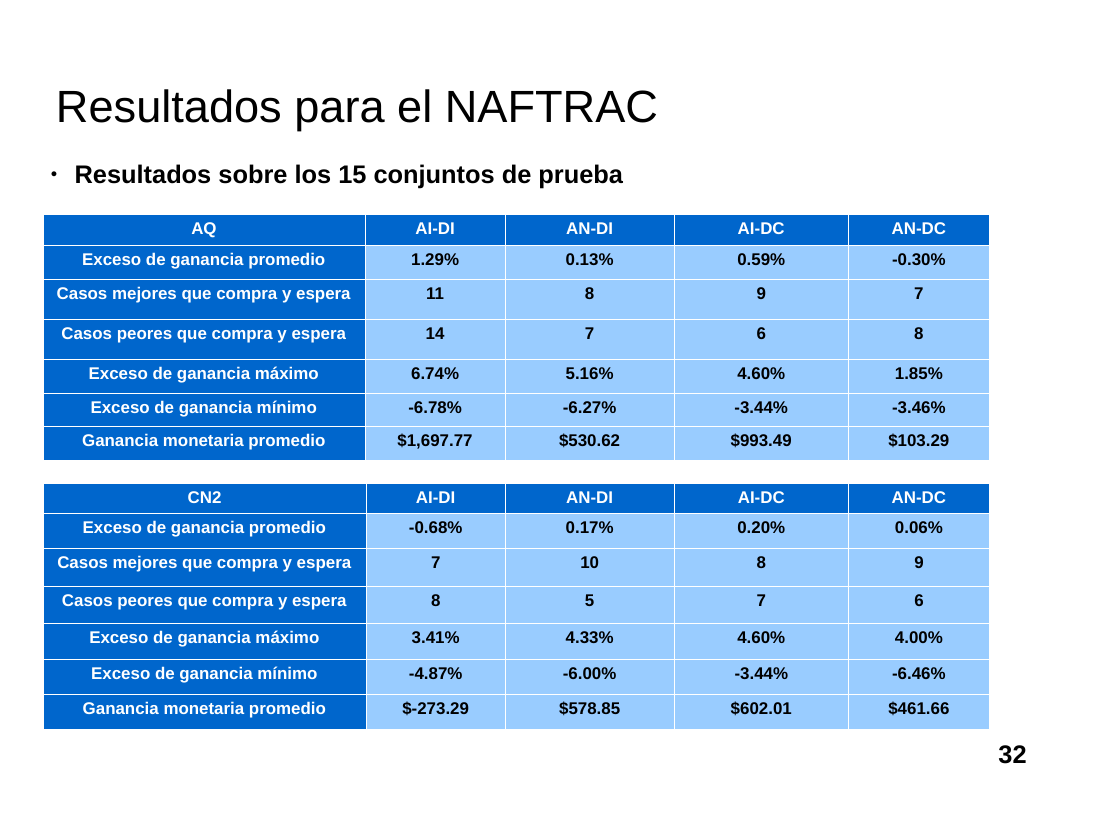
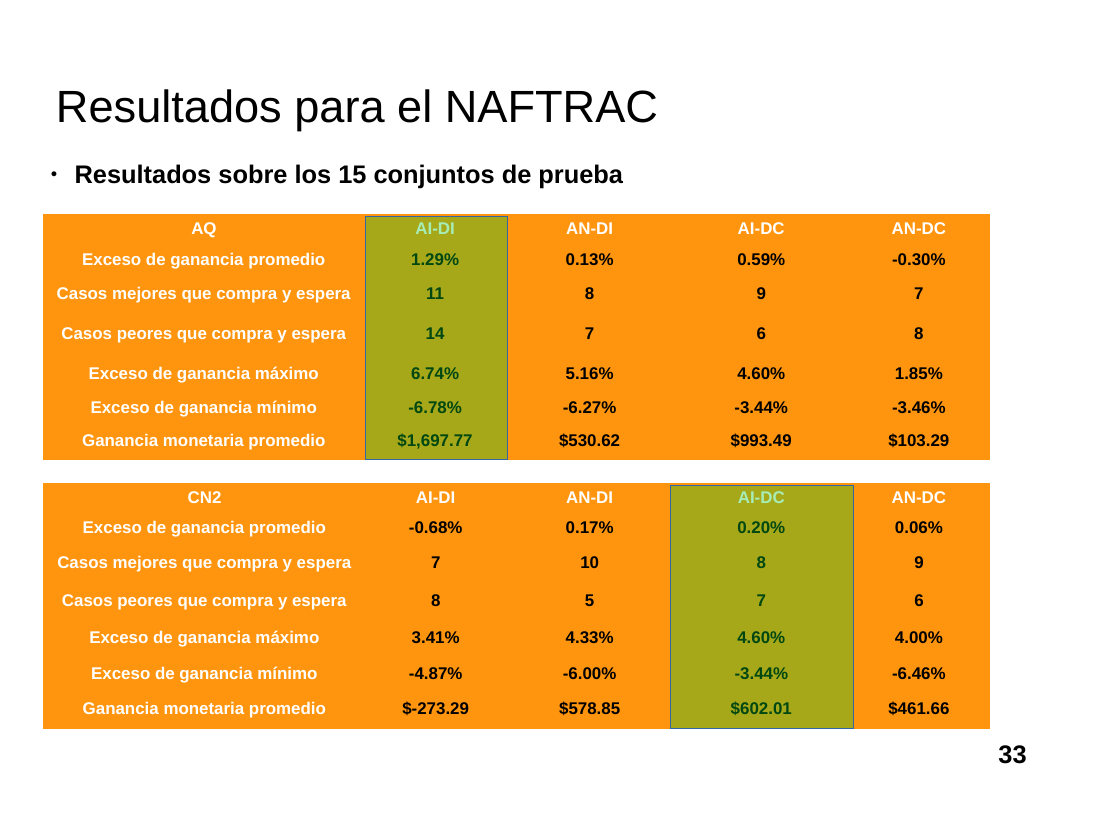
Before and after one commit to davidrmh/Thesis, a slide deck: slide 33 of presentaciones_finales/presentacion_seminario_B19.odp (slide 32 before the commit). Drawn at 1120x840 pixels with LibreOffice and Linux fonts; fonts in the diff are those of the drawing; background and template pictures are left out. Boxes give left, top, right and bottom in pixels: in the first picture for what was removed or moved away, otherwise in the second. Text is boxed around its words. In the diff, an @@ line names an element or a change of style, - is before the commit and + after.

```diff
--- a/presentaciones_finales/presentacion_seminario_B19.odp
+++ b/presentaciones_finales/presentacion_seminario_B19.odp
@@ table at (43,214,990,459) @@
@@ fill #0066CC to #FF950E in 11 cells @@
@@ fill #99CCFF to #FF950E in 24 cells @@
@@ borders changed @@
@@ rectangle added at (366,216,508,459), fill #00CC33 at 35% opacity, outline #3465A4 0 pt @@
@@ table at (43,483,990,729) @@
@@ fill #0066CC to #FF950E in 11 cells @@
@@ fill #99CCFF to #FF950E in 24 cells @@
@@ borders changed @@
@@ rectangle added at (671,486,854,729), fill #00CC33 at 35% opacity, outline #3465A4 0 pt @@
@@ page number at (998,745,1026,764): text changed @@
-32
+33
```
Also in this commit, not shown: 13 other slides changed, 1 slide added.
